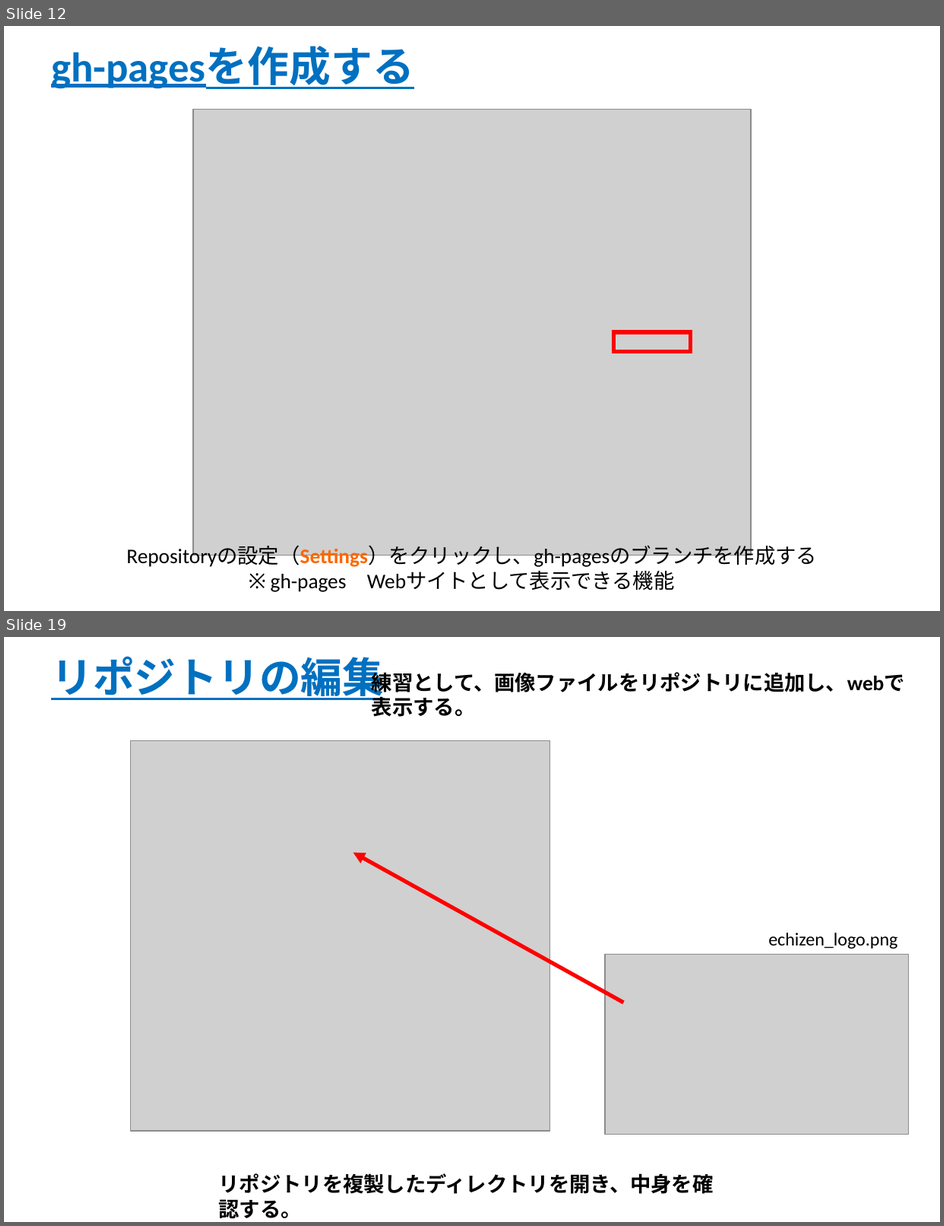
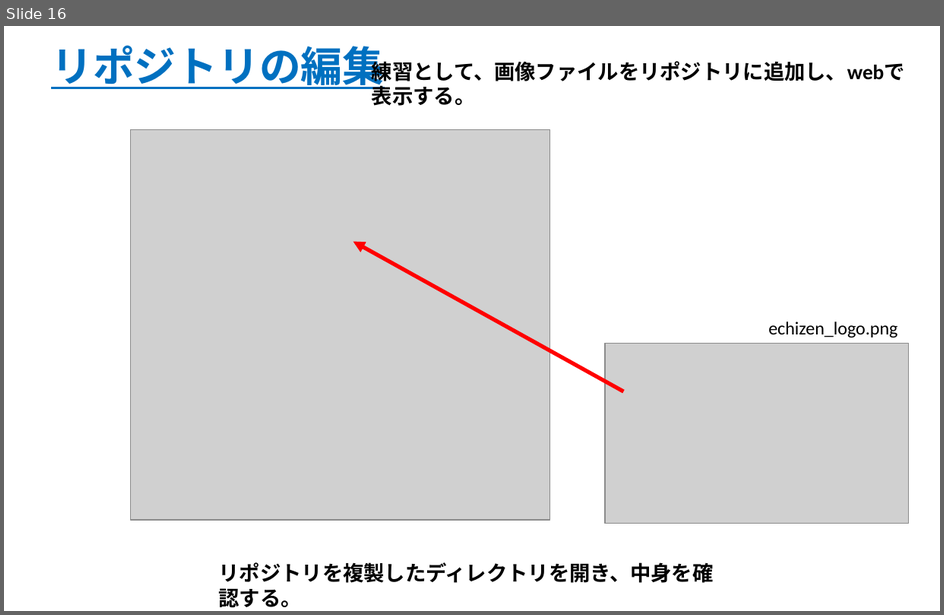
Before and after one commit to gis-oer/gis-oer, a slide deck: GISオープン教材/インターネットの活用/GitHubビギナーズマニュアル/GitHubビギナーズマニュアル.pptx. Shown one above the other, each under a label of ours: slides 12 and 19 before the commit, slide 16 after it; the slides between them are not shown. The pictures are 944x1226 and 944x615 pixels, drawn with LibreOffice and Linux fonts; fonts in the diff are those of the drawing; grey boxes stand for pictures. Boxes give left, top, right and bottom in pixels: in the first picture for what was removed or moved away, otherwise in the second. Text is boxed around its words. In the diff, an @@ line names an element or a change of style, - is before the commit and + after.

```diff
--- a/GISオープン教材/インターネットの活用/GitHubビギナーズマニュアル/GitHubビギナーズマニュアル.pptx
+++ b/GISオープン教材/インターネットの活用/GitHubビギナーズマニュアル/GitHubビギナーズマニュアル.pptx
@@ slide 12 removed at (x1=4, y1=26, x2=940, y2=611), background #FFFFFF @@
@@ title removed at (x1=51, y1=47, x2=414, y2=89) @@
-gh-pagesを作成する
@@ picture removed at (x1=193, y1=110, x2=751, y2=556) @@
@@ rectangle removed at (x1=614, y1=332, x2=691, y2=352) @@
@@ text removed at (x1=126, y1=546, x2=817, y2=592) @@
-Repositoryの設定（Settings）をクリックし、gh-pagesのブランチを作成する
-※ gh-pages Webサイトとして表示できる機能
@@ what was slide 19 is now slide 16 @@
```
Also in this commit, not shown: 10 slides changed, 2 other slides removed, 14 other files.
